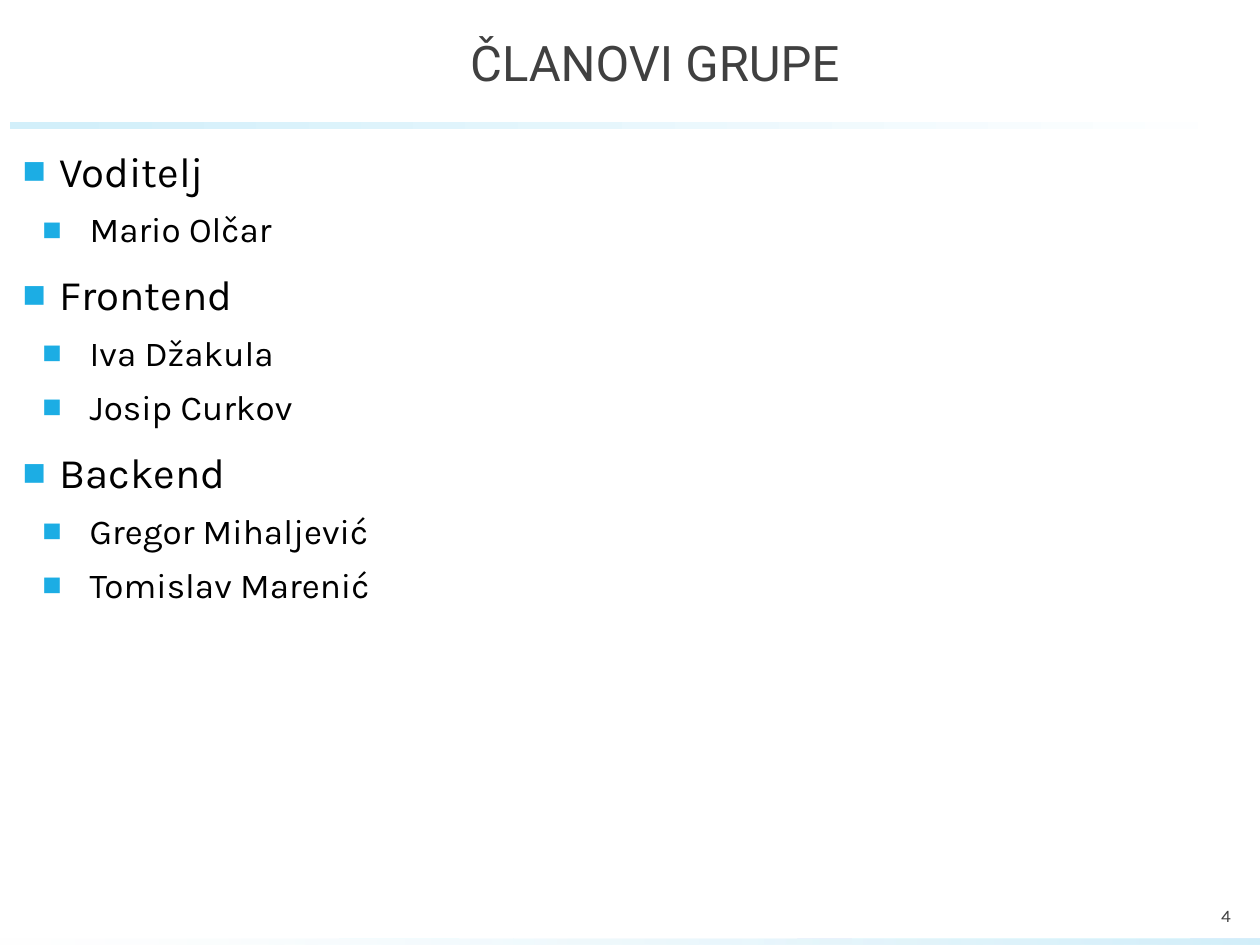
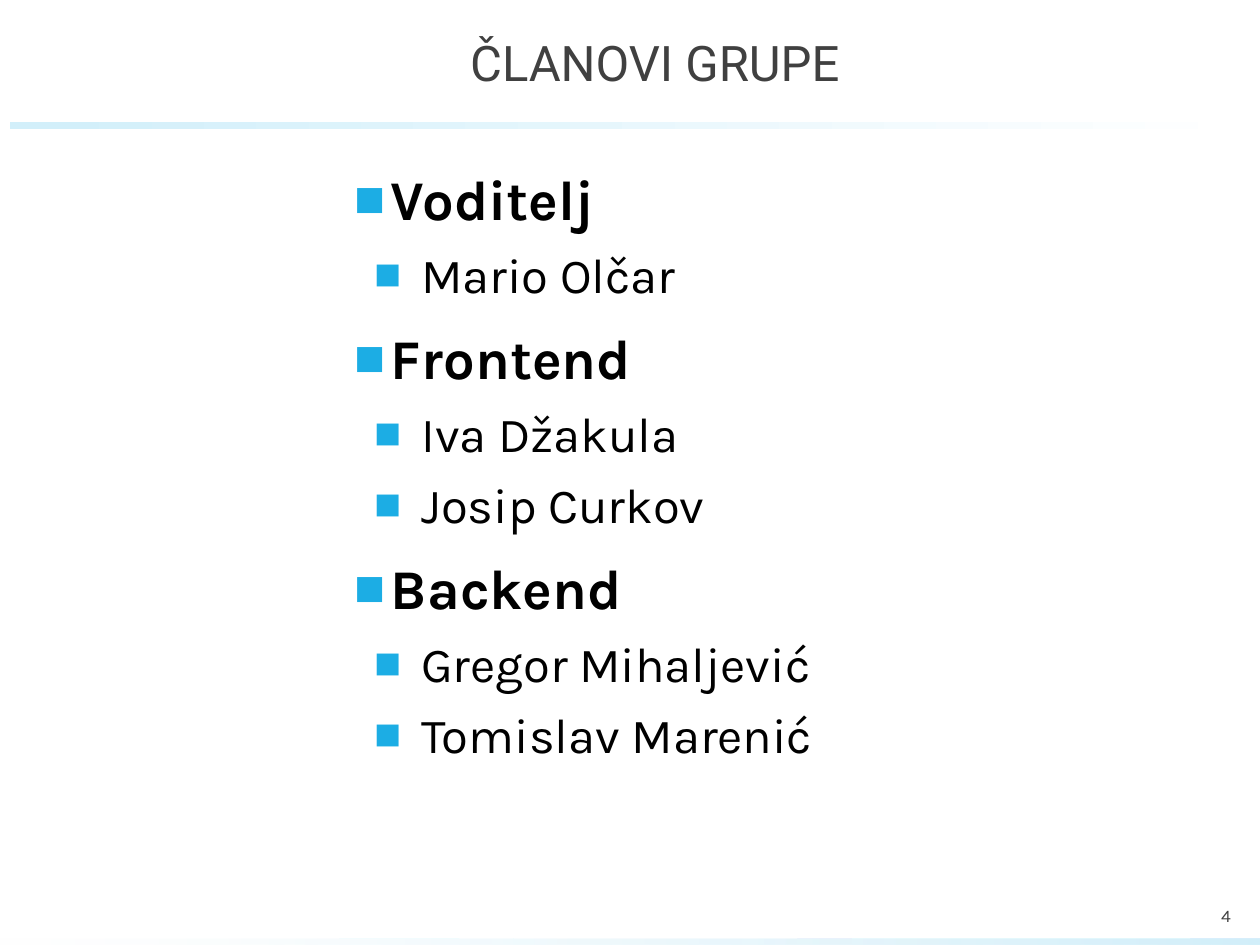
Before and after one commit to marioolcar/BADELPADEL, a slide deck: slide 4 of PROINZ_TG18.1_BadelPadel_PlayPadel.pptx. Drawn at 1260x945 pixels with LibreOffice and Linux fonts; fonts in the diff are those of the drawing; background and template pictures are left out. Boxes give left, top, right and bottom in pixels: in the first picture for what was removed or moved away, otherwise in the second. Text is boxed around its words. In the diff, an @@ line names an element or a change of style, - is before the commit and + after.

```diff
--- a/PROINZ_TG18.1_BadelPadel_PlayPadel.pptx
+++ b/PROINZ_TG18.1_BadelPadel_PlayPadel.pptx
@@ text "Voditelj": place and size @@
-text "Voditelj" at [59,158,369,599]
+text "Voditelj" at [391,180,813,754]
@@ text "Voditelj" at [391,180,813,754]: size 24 to 32 pt, bold on in "Voditelj", "Frontend", "Backend"; size 20 to 28 pt in "Mario Olčar", "Iva Džakula", "Josip Curkov", "Gregor Mihaljević" and 1 more places @@
```
Also in this commit, not shown: 8 other slides changed, 3 slides added, 4 slides removed.
